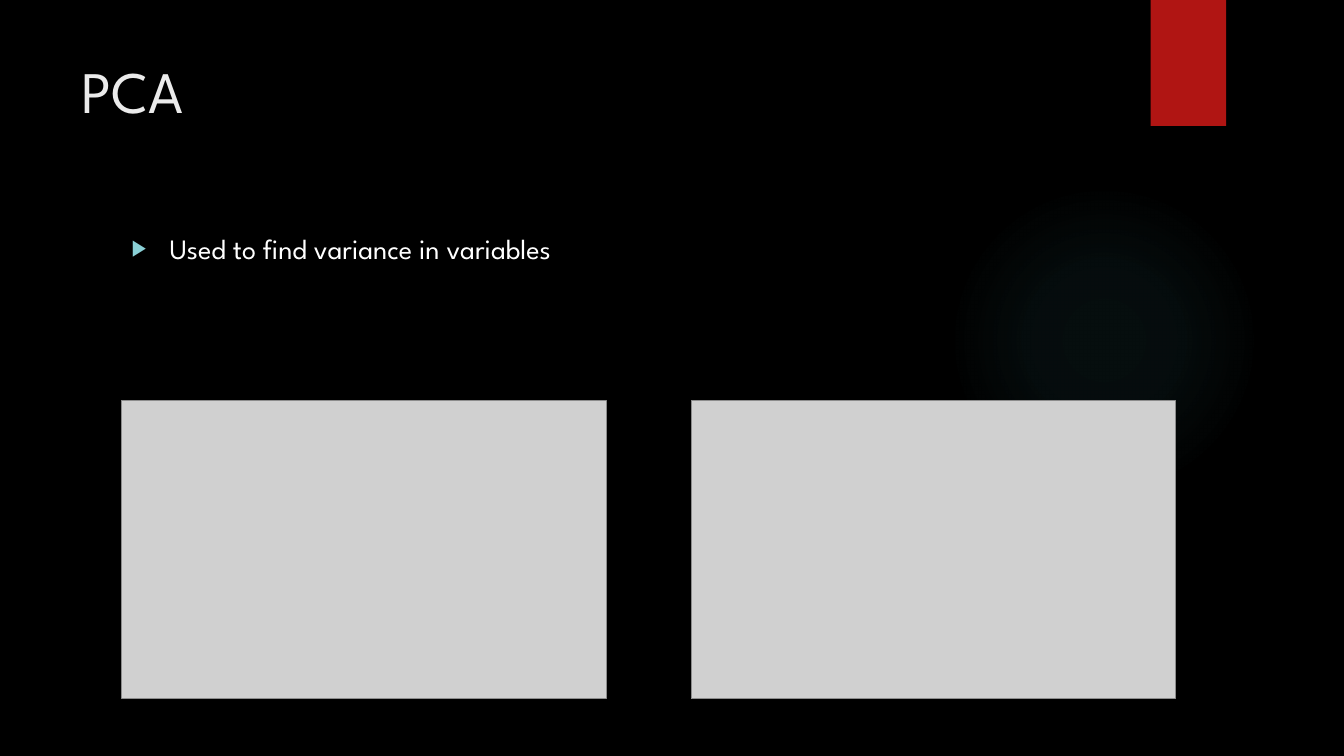
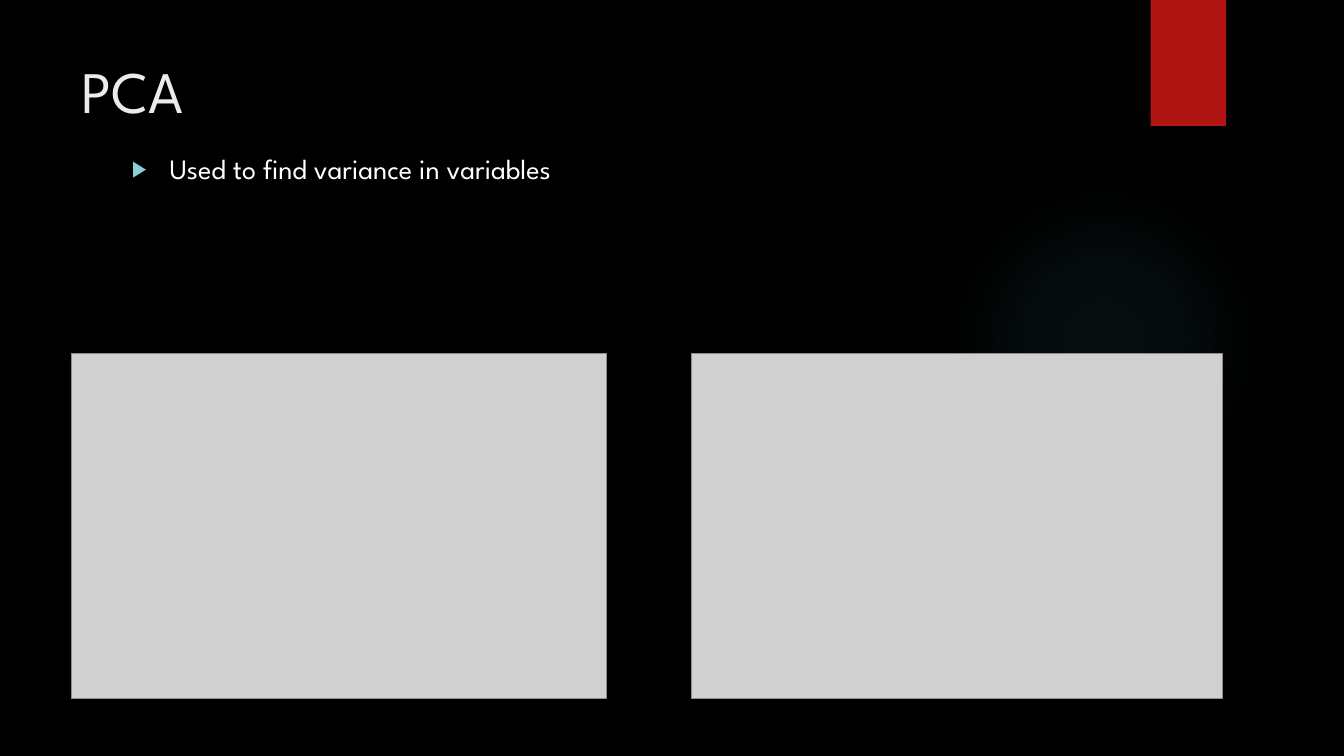
Before and after one commit to PascalVisser/bioplastic_degradation, a slide deck: slide 6 of EndofsprintPresentation.pptx. Drawn at 1344x756 pixels with LibreOffice and Linux fonts; fonts in the diff are those of the drawing; grey boxes stand for pictures; background and template pictures are left out. Boxes give left, top, right and bottom in pixels: in the first picture for what was removed or moved away, otherwise in the second. Text is boxed around its words. In the diff, an @@ line names an element or a change of style, - is before the commit and + after.

```diff
--- a/EndofsprintPresentation.pptx
+++ b/EndofsprintPresentation.pptx
@@ text "Used to find variance in ...": place and size @@
-text "Used to find variance in ..." at bbox=[170, 239, 551, 260]
+text "Used to find variance in ..." at bbox=[170, 159, 551, 180]
@@ picture: place and size @@
-picture at bbox=[122, 400, 607, 699]
+picture at bbox=[72, 353, 607, 699]
@@ picture: place and size @@
-picture at bbox=[692, 400, 1177, 699]
+picture at bbox=[692, 353, 1223, 699]
```
Also in this commit, not shown: 1 other slide changed.
